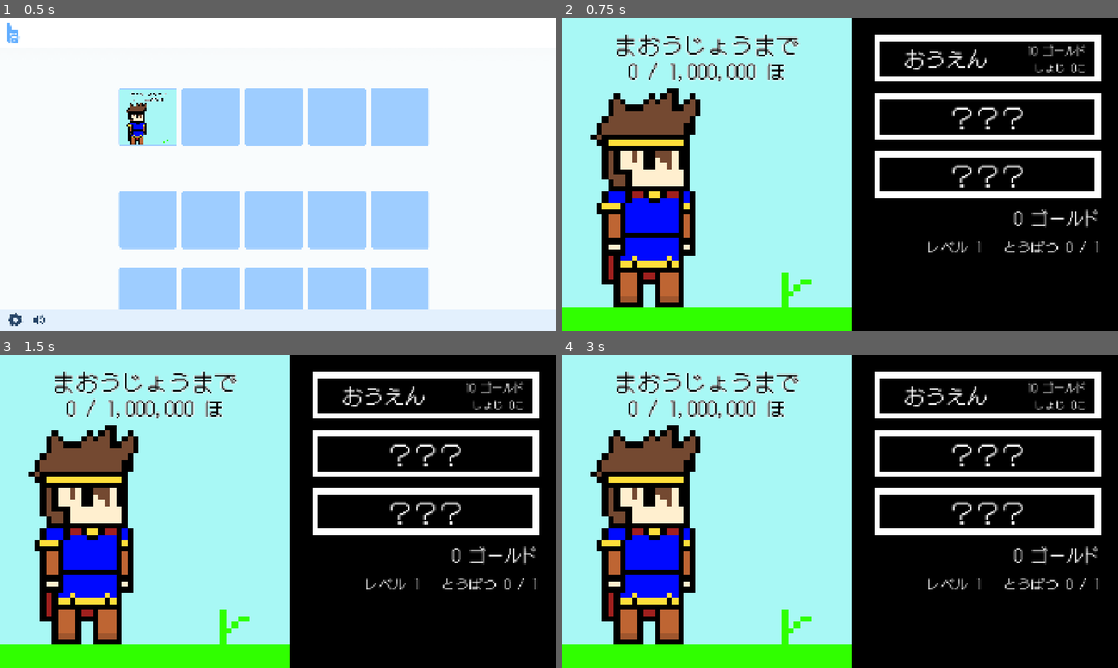
Above: before the commit, frames 1-4 (two rows, left to right).
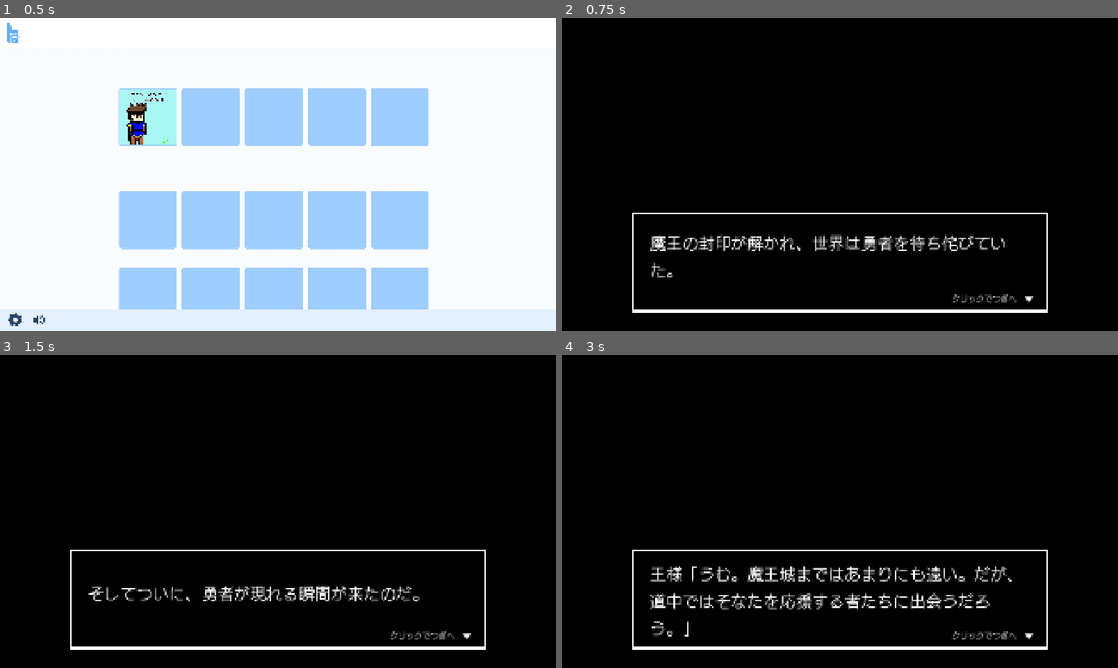
Above: after the commit, the same moments.

Repository: ProteinKoyama/metajam
Game: Godot game, scene res://title_screen.tscn
The game is run twice, just before and just after one commit, with the same random seed, the same clock (stepped at 60 frames per second) and the same inputs. Sound files missing from this copy of the repository are replaced by a short silence.
Inputs (mouse positions are in pixels of both pictures, inside the frame that each line leads up to):
- Up to frame 1 (0.5 s): no input
- Up to frame 2 (0.75 s): click (712, 118) at 0.5 s
- Up to frame 3 (1.5 s): tap Enter at 1.25 s; move the mouse to (400, 495) at 1.27 s; click (400, 495) at 1.42 s
- Up to frame 4 (3 s): tap Space at 2 s; move the mouse to (728, 527) at 2.02 s; click (728, 527) at 2.17 s; tap Enter at 2.75 s; move the mouse to (895, 442) at 2.77 s; click (895, 442) at 2.92 s

Frame 1 is identical in both runs. In frame 2, 56% of the frame differs, in the area x 0-97%, y 0-100%; in frame 3, 56%; in frame 4, 56%.

Commit message:
Add keypad rating flow and timed narrator scenes

Diff:
--- a/evaluation_screen.gd
+++ b/evaluation_screen.gd
@@ -3,57 +3,63 @@
 signal evaluation_confirmed(score: int)
 
 const MAX_SCORE_TEXT := "9223372036854775807"
-var accepted_score_text: String = ""
+const NARRATOR_PATH := "res://narrator.json"
+var score_digits: String = ""
 
-@onready var score_input: LineEdit = $Form/Score
+@onready var score_value: Label = $Form/Score/Value
+@onready var keypad: GridContainer = $Keypad
 @onready var status: Label = $Form/Status
-@onready var confirm: Button = $Form/Confirm
+@onready var confirm: Button = $Confirm
+@onready var narrator: Panel = $Narrator
+@onready var narrator_line: Label = $Narrator/Line
+@onready var ending_blackout: ColorRect = $EndingBlackout
 
 
 func _ready() -> void:
+	for child in keypad.get_children():
+		if child is Button:
+			child.pressed.connect(_on_key_pressed.bind(child))
 	confirm.pressed.connect(_confirm_rating)
-	score_input.text_changed.connect(_on_score_changed)
-	score_input.text_submitted.connect(_on_score_submitted)
+	var lines: Variant = JSON.parse_string(FileAccess.get_file_as_string(NARRATOR_PATH))
+	if lines is Dictionary:
+		var request: Variant = lines.get("evaluation_request")
+		if request is String and not request.is_empty():
+			narrator_line.text = request
+			narrator.show()
 
 
-func _on_score_changed(value: String) -> void:
-	var caret: int = score_input.caret_column
-	var digits: String = ""
-	var filtered_caret: int = 0
-	for index in range(value.length()):
-		var codepoint: int = value.unicode_at(index)
-		if codepoint >= 0xFF10 and codepoint <= 0xFF19:
-			codepoint -= 0xFF10 - 0x30
-		if codepoint >= 0x30 and codepoint <= 0x39:
-			digits += String.chr(codepoint)
-			if index < caret:
-				filtered_caret += 1
+func _on_key_pressed(key: Button) -> void:
+	match key.name:
+		&"Clear":
+			score_digits = ""
+		&"Erase":
+			score_digits = score_digits.substr(0, maxi(0, score_digits.length() - 1))
+		_:
+			var candidate: String = key.text if score_digits == "0" else score_digits + key.text
+			# Compare before conversion to avoid overflowing the integer.
+			if candidate.length() > MAX_SCORE_TEXT.length() or (
+				candidate.length() == MAX_SCORE_TEXT.length() and candidate > MAX_SCORE_TEXT
+			):
+				status.text = "入力できる最大の点数は 9,223,372,036,854,775,807 です。"
+				return
+			score_digits = candidate
 
-	# Compare the digits before converting so an overflowing value cannot be parsed.
-	if digits.length() > MAX_SCORE_TEXT.length() or (
-		digits.length() == MAX_SCORE_TEXT.length() and digits > MAX_SCORE_TEXT
-	):
-		score_input.text = accepted_score_text
-		score_input.caret_column = mini(caret, accepted_score_text.length())
-		status.text = "入力できる最大の点数は 9,223,372,036,854,775,807 です。"
-		return
-
-	accepted_score_text = digits
-	if digits != value:
-		score_input.text = digits
-		score_input.caret_column = filtered_caret
+	score_value.text = score_digits
 	status.text = ""
 
 
-func _on_score_submitted(_value: String) -> void:
-	_confirm_rating()
-
-
 func _confirm_rating() -> void:
-	if accepted_score_text.is_empty():
+	if ending_blackout.visible:
+		return
+	if score_digits.is_empty():
 		status.text = "点数を入力してください。"
 		return
 
-	var score: int = accepted_score_text.to_int()
 	status.text = "評価を受け付けました。"
-	evaluation_confirmed.emit(score)
+	var focused_control: Control = get_viewport().gui_get_focus_owner()
+	if focused_control != null:
+		focused_control.release_focus()
+	ending_blackout.show()
+	var fade: Tween = create_tween()
+	fade.tween_property(ending_blackout, "color:a", 1.0, 1.0)
+	evaluation_confirmed.emit(score_digits.to_int())
--- a/evaluation_screen.tscn
+++ b/evaluation_screen.tscn
@@ -2,16 +2,12 @@
 
 [ext_resource type="Script" path="res://evaluation_screen.gd" id="1"]
 
-[sub_resource type="SystemFont" id="EvaluationFont"]
-font_names = PackedStringArray("Yu Gothic UI", "Noto Sans CJK JP", "sans-serif")
-font_weight = 700
+[ext_resource type="FontFile" path="res://Asset/NotoSansJP-Regular.otf" id="2_font"]
 
 [sub_resource type="Theme" id="EvaluationTheme"]
-default_font = SubResource("EvaluationFont")
+default_font = ExtResource("2_font")
 default_font_size = 40
 Label/colors/font_color = Color(0.15, 0.15, 0.15, 1)
-LineEdit/colors/font_color = Color(0.15, 0.15, 0.15, 1)
-LineEdit/colors/caret_color = Color(0.15, 0.15, 0.15, 1)
 
 [sub_resource type="StyleBoxFlat" id="ScoreBox"]
 bg_color = Color(1, 1, 1, 1)
@@ -23,7 +19,11 @@
 content_margin_left = 24.0
 content_margin_right = 24.0
 
+[sub_resource type="StyleBoxFlat" id="NarratorBox"]
+bg_color = Color(0, 0, 0, 0.72)
+
 [node name="EvaluationScreen" type="ColorRect"]
+layout_mode = 3
 anchors_preset = 15
 anchor_right = 1.0
 anchor_bottom = 1.0
@@ -37,16 +37,16 @@
 anchor_right = 0.5
 anchor_bottom = 0.5
 offset_left = -570.0
-offset_top = -220.0
+offset_top = -460.0
 offset_right = 570.0
-offset_bottom = 220.0
+offset_bottom = 300.0
 mouse_filter = 2
 
 [node name="Title" type="Label" parent="Form"]
 offset_left = 0.0
 offset_top = 0.0
 offset_right = 1140.0
-offset_bottom = 150.0
+offset_bottom = 125.0
 theme_override_font_sizes/font_size = 96
 text = "このゲームを評価する"
 horizontal_alignment = 1
@@ -54,48 +54,194 @@
 
 [node name="ScoreLabel" type="Label" parent="Form"]
 offset_left = 130.0
-offset_top = 182.0
+offset_top = 150.0
 offset_right = 350.0
-offset_bottom = 297.0
+offset_bottom = 245.0
 theme_override_font_sizes/font_size = 68
 text = "点数："
 horizontal_alignment = 2
 vertical_alignment = 1
 
-[node name="Score" type="LineEdit" parent="Form"]
+[node name="Score" type="Panel" parent="Form"]
 offset_left = 362.0
-offset_top = 182.0
+offset_top = 150.0
 offset_right = 912.0
-offset_bottom = 297.0
-theme_override_font_sizes/font_size = 44
-theme_override_styles/normal = SubResource("ScoreBox")
-alignment = 2
-virtual_keyboard_type = 2
+offset_bottom = 245.0
+mouse_filter = 2
+theme_override_styles/panel = SubResource("ScoreBox")
+
+[node name="Value" type="Label" parent="Form/Score"]
+anchor_right = 1.0
+anchor_bottom = 1.0
+offset_left = 24.0
+offset_right = -24.0
+theme_override_font_sizes/font_size = 40
+horizontal_alignment = 2
+vertical_alignment = 1
+clip_text = true
 
 [node name="ScoreUnit" type="Label" parent="Form"]
 offset_left = 928.0
-offset_top = 182.0
+offset_top = 150.0
 offset_right = 1114.0
-offset_bottom = 297.0
+offset_bottom = 245.0
 theme_override_font_sizes/font_size = 68
 text = "点"
 horizontal_alignment = 0
 vertical_alignment = 1
 
-[node name="Confirm" type="Button" parent="Form"]
-offset_left = 440.0
-offset_top = 321.0
-offset_right = 700.0
-offset_bottom = 395.0
+[node name="Keypad" type="GridContainer" parent="."]
+anchor_left = 0.5
+anchor_top = 1.0
+anchor_right = 0.5
+anchor_bottom = 1.0
+offset_left = -258.0
+offset_top = -624.0
+offset_right = 258.0
+offset_bottom = -300.0
+theme_override_constants/h_separation = 12
+theme_override_constants/v_separation = 12
+columns = 3
+
+[node name="Seven" type="Button" parent="Keypad"]
+custom_minimum_size = Vector2(164, 72)
+layout_mode = 2
+theme_override_font_sizes/font_size = 46
+mouse_default_cursor_shape = 2
+text = "7"
+
+[node name="Eight" type="Button" parent="Keypad"]
+custom_minimum_size = Vector2(164, 72)
+layout_mode = 2
+theme_override_font_sizes/font_size = 46
+mouse_default_cursor_shape = 2
+text = "8"
+
+[node name="Nine" type="Button" parent="Keypad"]
+custom_minimum_size = Vector2(164, 72)
+layout_mode = 2
+theme_override_font_sizes/font_size = 46
+mouse_default_cursor_shape = 2
+text = "9"
+
+[node name="Four" type="Button" parent="Keypad"]
+custom_minimum_size = Vector2(164, 72)
+layout_mode = 2
+theme_override_font_sizes/font_size = 46
+mouse_default_cursor_shape = 2
+text = "4"
+
+[node name="Five" type="Button" parent="Keypad"]
+custom_minimum_size = Vector2(164, 72)
+layout_mode = 2
+theme_override_font_sizes/font_size = 46
+mouse_default_cursor_shape = 2
+text = "5"
+
+[node name="Six" type="Button" parent="Keypad"]
+custom_minimum_size = Vector2(164, 72)
+layout_mode = 2
+theme_override_font_sizes/font_size = 46
+mouse_default_cursor_shape = 2
+text = "6"
+
+[node name="One" type="Button" parent="Keypad"]
+custom_minimum_size = Vector2(164, 72)
+layout_mode = 2
+theme_override_font_sizes/font_size = 46
+mouse_default_cursor_shape = 2
+text = "1"
+
+[node name="Two" type="Button" parent="Keypad"]
+custom_minimum_size = Vector2(164, 72)
+layout_mode = 2
+theme_override_font_sizes/font_size = 46
+mouse_default_cursor_shape = 2
+text = "2"
+
+[node name="Three" type="Button" parent="Keypad"]
+custom_minimum_size = Vector2(164, 72)
+layout_mode = 2
+theme_override_font_sizes/font_size = 46
+mouse_default_cursor_shape = 2
+text = "3"
+
+[node name="Clear" type="Button" parent="Keypad"]
+custom_minimum_size = Vector2(164, 72)
+layout_mode = 2
+theme_override_font_sizes/font_size = 26
+mouse_default_cursor_shape = 2
+text = "全消去"
+
+[node name="Zero" type="Button" parent="Keypad"]
+custom_minimum_size = Vector2(164, 72)
+layout_mode = 2
+theme_override_font_sizes/font_size = 46
+mouse_default_cursor_shape = 2
+text = "0"
+
+[node name="Erase" type="Button" parent="Keypad"]
+custom_minimum_size = Vector2(164, 72)
+layout_mode = 2
+theme_override_font_sizes/font_size = 26
+mouse_default_cursor_shape = 2
+text = "1桁削除"
+
+[node name="Confirm" type="Button" parent="."]
+anchor_left = 0.5
+anchor_top = 1.0
+anchor_right = 0.5
+anchor_bottom = 1.0
+offset_left = -130.0
+offset_top = -282.0
+offset_right = 130.0
+offset_bottom = -208.0
 text = "評価を決定"
 mouse_default_cursor_shape = 2
 
 [node name="Status" type="Label" parent="Form"]
 offset_left = 0.0
-offset_top = 403.0
+offset_top = 286.0
 offset_right = 1140.0
-offset_bottom = 445.0
+offset_bottom = 330.0
 theme_override_font_sizes/font_size = 28
 text = ""
 horizontal_alignment = 1
 vertical_alignment = 1
+
+[node name="Narrator" type="Panel" parent="."]
+visible = false
+layout_mode = 0
+anchor_left = 0.5
+anchor_top = 1.0
+anchor_right = 0.5
+anchor_bottom = 1.0
+offset_left = -760.0
+offset_top = -192.0
+offset_right = 760.0
+offset_bottom = -56.0
+mouse_filter = 2
+theme_override_styles/panel = SubResource("NarratorBox")
+
+[node name="Line" type="Label" parent="Narrator"]
+layout_mode = 0
+anchor_right = 1.0
+anchor_bottom = 1.0
+offset_left = 32.0
+offset_top = 12.0
+offset_right = -32.0
+offset_bottom = -12.0
+theme_override_colors/font_color = Color(1, 1, 1, 1)
+theme_override_fonts/font = ExtResource("2_font")
+theme_override_font_sizes/font_size = 38
+horizontal_alignment = 1
+vertical_alignment = 1
+autowrap_mode = 3
+
+[node name="EndingBlackout" type="ColorRect" parent="."]
+visible = false
+z_index = 1
+layout_mode = 0
+anchor_right = 1.0
+anchor_bottom = 1.0
+color = Color(0, 0, 0, 0)
--- /dev/null
+++ b/hero_prologue.gd
@@ -0,0 +1,33 @@
+extends ColorRect
+
+const HERO_CLICKER_SCENE: PackedScene = preload("res://main.tscn")
+const DIALOGUE: Array[String] = [
+	"魔王の封印が解かれ、世界は勇者を待ち侘びていた。",
+	"そしてついに、勇者が現れる瞬間が来たのだ。",
+	"勇者「再び魔王を封印するため、北の村より参りました。」",
+	"王様「うむ。魔王城まではあまりにも遠い。だが、道中ではそなたを応援する者たちに出会うだろう。」",
+	"王様「その応援を背に、一歩ずつでも歩みを進めるのだ。」",
+]
+
+var line_index: int = 0
+
+@onready var dialogue_line: Label = $Dialogue/Line
+
+
+func _ready() -> void:
+	dialogue_line.text = DIALOGUE[line_index]
+
+
+func _on_gui_input(event: InputEvent) -> void:
+	if not (event is InputEventMouseButton and event.pressed and event.button_index == MOUSE_BUTTON_LEFT):
+		return
+	accept_event()
+
+	if line_index + 1 < DIALOGUE.size():
+		line_index += 1
+		dialogue_line.text = DIALOGUE[line_index]
+		return
+
+	var result: Error = get_tree().change_scene_to_packed(HERO_CLICKER_SCENE)
+	if result != OK:
+		push_error("Could not open the hero clicker: %s" % error_string(result))
--- /dev/null
+++ b/hero_prologue.tscn
@@ -0,0 +1,69 @@
+[gd_scene format=3 uid="uid://b5eicyofpevjl"]
+
+[ext_resource type="Script" uid="uid://d2ubmj8lklvpy" path="res://hero_prologue.gd" id="1_script"]
+[ext_resource type="FontFile" uid="uid://6qq83a2xf75j" path="res://Asset/DotGothic16-Regular.ttf" id="2_font"]
+
+[sub_resource type="Theme" id="PrologueTheme"]
+default_font = ExtResource("2_font")
+
+[sub_resource type="StyleBoxFlat" id="DialogueBorder"]
+bg_color = Color(0, 0, 0, 1)
+border_width_left = 8
+border_width_top = 8
+border_width_right = 8
+border_width_bottom = 8
+border_color = Color(1, 1, 1, 1)
+anti_aliasing = false
+
+[node name="HeroPrologue" type="ColorRect" unique_id=1279824522]
+anchors_preset = 15
+anchor_right = 1.0
+anchor_bottom = 1.0
+grow_horizontal = 2
+grow_vertical = 2
+mouse_default_cursor_shape = 2
+theme = SubResource("PrologueTheme")
+color = Color(0, 0, 0, 1)
+script = ExtResource("1_script")
+
+[node name="Dialogue" type="Panel" parent="." unique_id=325652223]
+layout_mode = 0
+anchor_left = 0.5
+anchor_top = 1.0
+anchor_right = 0.5
+anchor_bottom = 1.0
+offset_left = -720.0
+offset_top = -408.0
+offset_right = 720.0
+offset_bottom = -64.0
+mouse_filter = 2
+theme_override_styles/panel = SubResource("DialogueBorder")
+
+[node name="Line" type="Label" parent="Dialogue" unique_id=482925442]
+layout_mode = 0
+anchor_right = 1.0
+anchor_bottom = 1.0
+offset_left = 64.0
+offset_top = 40.0
+offset_right = -64.0
+offset_bottom = -85.0
+theme_override_constants/line_spacing = 12
+theme_override_font_sizes/font_size = 56
+vertical_alignment = 1
+autowrap_mode = 3
+
+[node name="Continue" type="Label" parent="Dialogue" unique_id=672030197]
+layout_mode = 0
+anchor_top = 1.0
+anchor_right = 1.0
+anchor_bottom = 1.0
+offset_left = 64.0
+offset_top = -70.0
+offset_right = -54.0
+offset_bottom = -27.0
+theme_override_font_sizes/font_size = 28
+text = "クリックでつぎへ  ▼"
+horizontal_alignment = 2
+vertical_alignment = 1
+
+[connection signal="gui_input" from="." to="." method="_on_gui_input"]
--- a/main.gd
+++ b/main.gd
@@ -1,10 +1,15 @@
 extends Control
 
+signal typing_idle_line_finished
+
 const NARRATOR_PATH := "res://narrator.json"
+const EVALUATION_SCENE: PackedScene = preload("res://evaluation_screen.tscn")
 const BGM_FADE_SECONDS: float = 1.0
 const ENCOUNTER_INTERVAL: int = 50
-const TYPING_STEP_THRESHOLD: int = 1001
+const TYPING_STEP_THRESHOLD: int = 500
 const TYPING_ANNOUNCEMENT_SECONDS: float = 4.0
+const TYPING_COMMENT_MIN_DELAY: float = 4.0
+const TYPING_COMMENT_MAX_DELAY: float = 10.0
 
 enum Encounter { NONE, APPROACHING, ATTACKING }
 
@@ -39,8 +44,10 @@
 var queued_encounters: int = 0
 var encounter: Encounter = Encounter.NONE
 var narrator_lines: Dictionary = {}
-var inactivity_warning_shown: bool = false
 var typing_switch_pending: bool = false
+var evaluation_transition_started: bool = false
+var typing_intro_playing: bool = false
+var typing_idle_line_playing: bool = false
 
 @onready var hero: TextureRect = $Hero
 @onready var step_popup_template: Label = $Hero/StepPopupTemplate
@@ -68,10 +75,12 @@
 @onready var level_status: Label = $LevelStatus
 @onready var narrator_panel: Panel = $Narrator
 @onready var narrator_line: Label = $Narrator/Line
+@onready var typing_narrator: Panel = $TypingNarrator
+@onready var typing_narrator_line: Label = $TypingNarrator/Line
+@onready var typing_comment_timer: Timer = $TypingCommentTimer
+@onready var typing_idle_timer: Timer = $TypingIdleTimer
 @onready var inactivity_timer: Timer = $InactivityTimer
 @onready var typing_overlay: TextureRect = $TypingOverlay
-@onready var evaluation_screen: Control = $EvaluationScreen
-@onready var ending_blackout: ColorRect = $EndingBlackout
 @onready var hero_bgm: AudioStreamPlayer = $HeroBGM
 @onready var typing_bgm: AudioStreamPlayer = $TypingBGM
 
@@ -87,35 +96,46 @@
 
 
 func _input(event: InputEvent) -> void:
-	if typing_overlay.visible or evaluation_screen.visible or typing_switch_pending:
+	if evaluation_transition_started or typing_switch_pending:
 		return
 	if event is InputEventMouseButton or event is InputEventKey or event is InputEventScreenTouch:
 		if event.is_pressed() and not event.is_echo():
-			inactivity_timer.start()
-			if inactivity_warning_shown:
-				inactivity_warning_shown = false
-				narrator_panel.hide()
+			if typing_overlay.visible:
+				typing_idle_timer.start()
+			else:
+				inactivity_timer.start()
 
 
 func _on_inactivity_timer_timeout() -> void:
-	if not inactivity_warning_shown:
-		inactivity_warning_shown = true
-		_show_narrator_line("idle_warning")
-		return
-
-	_switch_to_typing()
+	_announce_typing_switch()
 
 
 func _announce_typing_switch() -> void:
+	if typing_switch_pending or typing_overlay.visible:
+		return
 	typing_switch_pending = true
 	inactivity_timer.stop()
-	_show_narrator_line("typing_after_1000_steps")
-	await get_tree().create_timer(TYPING_ANNOUNCEMENT_SECONDS).timeout
+	await _play_narrator_lines("typing_transition", narrator_panel, narrator_line)
 	_switch_to_typing()
 
 
+func _play_narrator_lines(key: String, panel: Panel, subtitle: Label) -> void:
+	var lines: Variant = narrator_lines.get(key)
+	if lines is Array:
+		for line in lines:
+			if line is String and not line.is_empty():
+				subtitle.text = line
+				panel.show()
+				await get_tree().create_timer(TYPING_ANNOUNCEMENT_SECONDS).timeout
+				if panel == typing_narrator and typing_idle_line_playing:
+					await typing_idle_line_finished
+				if evaluation_transition_started:
+					return
+	panel.hide()
+
+
 func _switch_to_typing() -> void:
-	if typing_overlay.visible or evaluation_screen.visible:
+	if typing_overlay.visible:
 		return
 
 	typing_switch_pending = false
@@ -126,28 +146,67 @@
 	hoof_button.focus_mode = Control.FOCUS_NONE
 	narrator_panel.hide()
 	typing_overlay.show()
+	typing_idle_timer.start()
 	_crossfade_to_typing_bgm()
+	typing_intro_playing = true
+	await _play_narrator_lines("typing_intro", typing_narrator, typing_narrator_line)
+	typing_intro_playing = false
+	if not evaluation_transition_started:
+		_schedule_typing_comment()
+
+
+func _schedule_typing_comment() -> void:
+	typing_comment_timer.start(randf_range(TYPING_COMMENT_MIN_DELAY, TYPING_COMMENT_MAX_DELAY))
+
+
+func _on_typing_comment_timer_timeout() -> void:
+	if typing_narrator.visible:
+		typing_narrator.hide()
+		_schedule_typing_comment()
+		return
+
+	var comments: Variant = narrator_lines.get("typing_comments")
+	if not comments is Array or comments.is_empty():
+		return
+	var comment: Variant = comments.pick_random()
+	if not comment is String or comment.is_empty():
+		_schedule_typing_comment()
+		return
+
+	typing_narrator_line.text = comment
+	typing_narrator.show()
+	typing_comment_timer.start(TYPING_ANNOUNCEMENT_SECONDS)
+
+
+func _on_typing_idle_timer_timeout() -> void:
+	var line: Variant = narrator_lines.get("typing_idle")
+	if evaluation_transition_started or not line is String or line.is_empty():
+		return
+
+	typing_comment_timer.stop()
+	typing_idle_line_playing = true
+	typing_narrator_line.text = line
+	typing_narrator.show()
+	await get_tree().create_timer(TYPING_ANNOUNCEMENT_SECONDS).timeout
+	if evaluation_transition_started:
+		return
+
+	typing_narrator.hide()
+	typing_idle_line_playing = false
+	if not typing_intro_playing:
+		_schedule_typing_comment()
+	typing_idle_line_finished.emit()
 
 
 func _show_evaluation_screen() -> void:
-	typing_overlay.hide()
-	evaluation_screen.show()
-	move_child(narrator_panel, -1)
-	_show_narrator_line("evaluation_request")
-	_fade_out_bgm()
-
-
-func _on_evaluation_confirmed(_score: int) -> void:
-	if ending_blackout.visible:
-		return
-
-	var focused_control: Control = get_viewport().gui_get_focus_owner()
-	if focused_control != null:
-		focused_control.release_focus()
-
-	ending_blackout.show()
-	var fade: Tween = create_tween()
-	fade.tween_property(ending_blackout, "color:a", 1.0, 1.0)
+	evaluation_transition_started = true
+	typing_comment_timer.stop()
+	typing_idle_timer.stop()
+	typing_narrator.hide()
+	await _fade_out_bgm()
+	var result: Error = get_tree().change_scene_to_packed(EVALUATION_SCENE)
+	if result != OK:
+		push_error("Could not open the evaluation screen: %s" % error_string(result))
 
 
 func _crossfade_to_typing_bgm() -> void:
@@ -170,6 +229,7 @@
 	bgm_tween.tween_property(typing_bgm, "volume_linear", 0.0, BGM_FADE_SECONDS)
 	bgm_tween.chain().tween_callback(hero_bgm.stop)
 	bgm_tween.parallel().tween_callback(typing_bgm.stop)
+	await bgm_tween.finished
 
 
 func _on_hero_input(event: InputEvent) -> void:
@@ -254,10 +314,10 @@
 func _push_hero(step_amount: int = 1) -> void:
 	var previous_steps: int = steps
 	steps += step_amount
-	if not typing_overlay.visible and not evaluation_screen.visible and not typing_switch_pending:
+	if not typing_overlay.visible and not typing_switch_pending:
 		if previous_steps < TYPING_STEP_THRESHOLD and steps >= TYPING_STEP_THRESHOLD:
 			_announce_typing_switch()
-		elif not inactivity_warning_shown:
+		else:
 			for reached_step in range(previous_steps + 1, steps + 1):
 				_show_narrator_line(str(reached_step))
 	gold += step_amount
--- a/main.tscn
+++ b/main.tscn
@@ -15,7 +15,6 @@
 [ext_resource type="Texture2D" uid="uid://beoolq22ify84" path="res://Asset/screen2_hc.png" id="13_typing"]
 [ext_resource type="AudioStream" uid="uid://c1lmkisdjgk1q" path="res://Asset/BGM_Typing.ogg" id="14_typing_bgm"]
 [ext_resource type="PackedScene" path="res://typing_keyboard.tscn" id="15_keyboard"]
-[ext_resource type="PackedScene" path="res://evaluation_screen.tscn" id="16_evaluation"]
 [ext_resource type="FontFile" uid="uid://otrgh6crahlj" path="res://Asset/NotoSansJP-Regular.otf" id="17_narrator_font"]
 
 [sub_resource type="Theme" id="ClickerTheme"]
@@ -377,7 +376,8 @@
 stream = ExtResource("14_typing_bgm")
 
 [node name="InactivityTimer" type="Timer" parent="." unique_id=1737452784]
-wait_time = 60.0
+wait_time = 90.0
+one_shot = true
 autostart = true
 
 [node name="TypingOverlay" type="TextureRect" parent="." unique_id=1932686587]
@@ -395,25 +395,44 @@
 grow_horizontal = 2
 grow_vertical = 2
 
-[node name="EvaluationScreen" parent="." unique_id=863850494 instance=ExtResource("16_evaluation")]
-visible = false
-layout_mode = 0
-anchors_preset = 0
-anchor_right = 0.0
-anchor_bottom = 0.0
-
-[node name="EndingBlackout" type="ColorRect" parent="." unique_id=1330602555]
-visible = false
-z_index = 1
-layout_mode = 0
+[node name="TypingNarrator" type="Panel" parent="."]
+visible = false
+anchor_left = 0.5
+anchor_right = 0.5
+offset_left = -760.0
+offset_top = 56.0
+offset_right = 760.0
+offset_bottom = 192.0
+mouse_filter = 2
+theme_override_styles/panel = SubResource("NarratorBox")
+
+[node name="Line" type="Label" parent="TypingNarrator"]
 anchor_right = 1.0
 anchor_bottom = 1.0
-color = Color(0, 0, 0, 0)
-
+offset_left = 32.0
+offset_top = 12.0
+offset_right = -32.0
+offset_bottom = -12.0
+mouse_filter = 2
+theme_override_colors/font_color = Color(1, 1, 1, 1)
+theme_override_fonts/font = ExtResource("17_narrator_font")
+theme_override_font_sizes/font_size = 38
+horizontal_alignment = 1
+vertical_alignment = 1
+autowrap_mode = 3
+
+[node name="TypingCommentTimer" type="Timer" parent="."]
+one_shot = true
+
+[node name="TypingIdleTimer" type="Timer" parent="."]
+wait_time = 10.0
+one_shot = true
+
+[connection signal="timeout" from="TypingIdleTimer" to="." method="_on_typing_idle_timer_timeout"]
+[connection signal="timeout" from="TypingCommentTimer" to="." method="_on_typing_comment_timer_timeout"]
 [connection signal="gui_input" from="Hero" to="." method="_on_hero_input"]
 [connection signal="pressed" from="CheerFrame" to="." method="_on_buy_cheer_pressed"]
 [connection signal="pressed" from="HoofButton" to="." method="_on_buy_hoof_pressed"]
 [connection signal="timeout" from="AutoStepTimer" to="." method="_on_auto_step_timer_timeout"]
 [connection signal="timeout" from="InactivityTimer" to="." method="_on_inactivity_timer_timeout"]
 [connection signal="typing_completed" from="TypingOverlay/TypingKeyboard" to="." method="_show_evaluation_screen"]
-[connection signal="evaluation_confirmed" from="EvaluationScreen" to="." method="_on_evaluation_confirmed"]
--- a/narrator.json
+++ b/narrator.json
@@ -1,8 +1,23 @@
 {
-  "50": "おや、もう50歩ですか。勇者の背中を押すのが上手ですね。",
-  "75": "ところで、魔王城まであと何歩か、見ました？",
-  "100": "このままだと時間がかかりそうですね。少し考えてみます。",
-  "idle_warning": "……あの、まだそこにいますよね？ 何か、まずいことを言いましたか？",
-  "typing_after_1000_steps": "千歩も歩けば、そろそろ飽きてきた頃ですよね。タイピングゲームに変えておきますね。",
-  "evaluation_request": "そろそろ、このゲームの評価をお願いしてもいいですか？ 点数をつけてください。"
+  "typing_transition": [
+	"どうしましたか？ありきたりなゲームだからもう飽きてしまいましたか？",
+	"確かに、蓋を開ければどこかで見たようなクリッカーゲームでしたからね。",
+	"では、もっと楽しいゲームを提供します。",
+	"ネット上で今流行っているゲームジャンルはどうでしょうか？",
+    "流行っていますから、きっと楽しいですよ。"
+  ],
+  "typing_intro": [
+    "これは、制作者の苦悩と10年という永い制作期間の元作られた素晴しいゲームです。",
+    "SNSでも大変バズり、賞賛の嵐でした。",
+    "流行を取り入れただけでなく、制作者の個性を活かした今までにないゲームです。",
+    "きっと、あなたに新鮮かつどこか親しげのある体験を提供できるでしょう。"
+  ],
+  "typing_idle": "どうしましたか？指が止まっていますが、楽しめているでしょうか？",
+  "typing_comments": [
+    "あなたは今、最高鮮度の体験を提供されています！",
+    "最高のゲームを提供できて何よりです。",
+    "文字を打つことが、楽しいでしょう？喜んでいただけて何よりです。",
+    "ランキング上位間違いなしのゲームですよね？",
+    "これからも沢山のゲームを提供していきます！"
+  ]
 }
--- a/title_screen.gd
+++ b/title_screen.gd
@@ -1,6 +1,6 @@
 extends Control
 
-const HERO_CLICKER_SCENE: PackedScene = preload("res://main.tscn")
+const HERO_PROLOGUE_SCENE: PackedScene = preload("res://hero_prologue.tscn")
 const AUDIO_SETTINGS_PATH := "user://audio_settings.cfg"
 
 @onready var hero_button: TextureButton = $HeroButton
@@ -83,6 +83,6 @@
 
 
 func _on_hero_button_pressed() -> void:
-	var result: Error = get_tree().change_scene_to_packed(HERO_CLICKER_SCENE)
+	var result: Error = get_tree().change_scene_to_packed(HERO_PROLOGUE_SCENE)
 	if result != OK:
-		push_error("Could not open the hero clicker: %s" % error_string(result))
+		push_error("Could not open the hero prologue: %s" % error_string(result))
Not shown, added: hero_prologue.gd.uid
Not shown, changed: AGENTS.md
